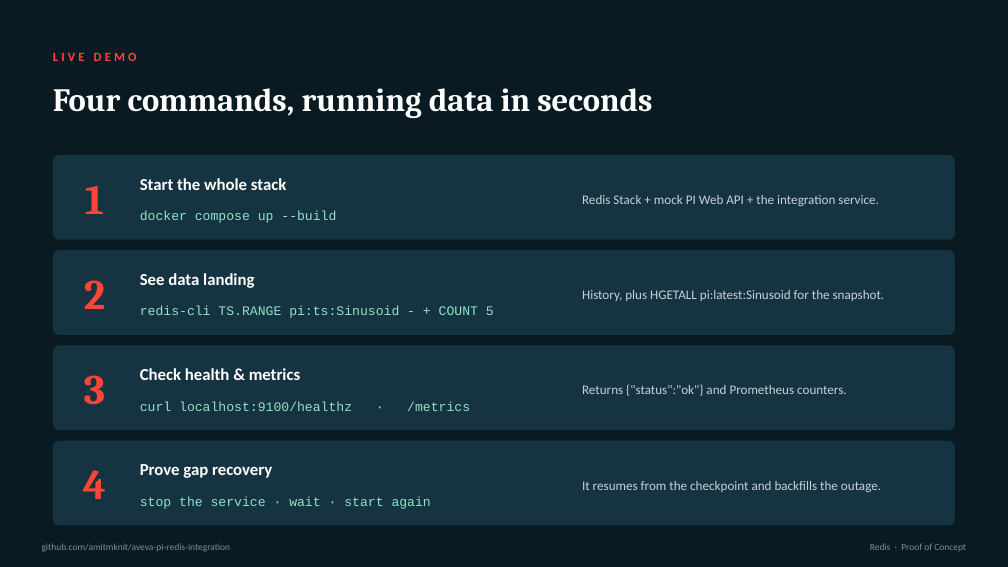
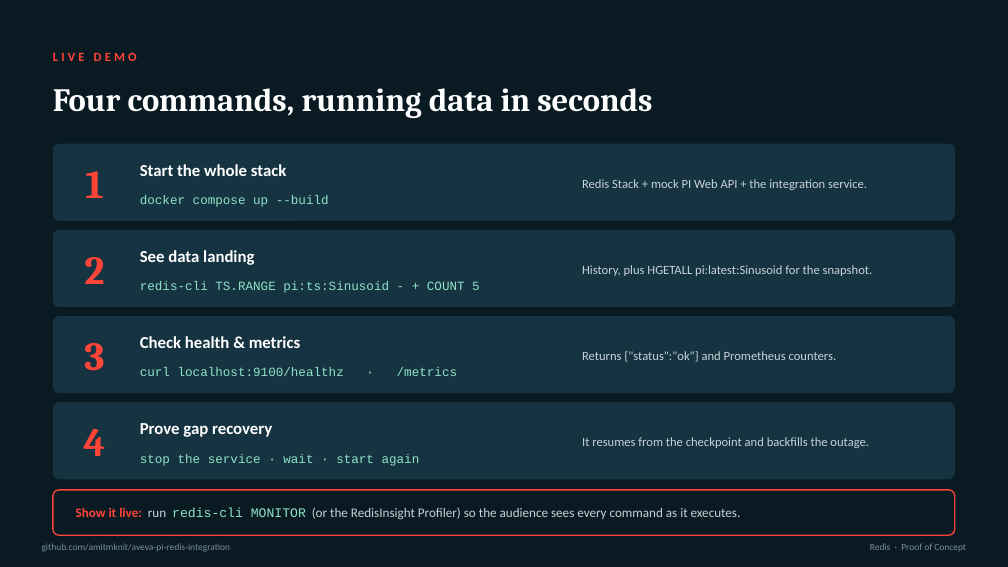
Before and after one commit to RamavathChanti/aveva-pi-redis-integration, a slide deck: slide 6 of demo/AVEVA-PI-Redis-Demo.pptx (slide 5 before the commit). Drawn at 1008x567 pixels with LibreOffice and Linux fonts; fonts in the diff are those of the drawing. Boxes give left, top, right and bottom in pixels: in the first picture for what was removed or moved away, otherwise in the second. Text is boxed around its words. In the diff, an @@ line names an element or a change of style, - is before the commit and + after.

```diff
--- a/demo/AVEVA-PI-Redis-Demo.pptx
+++ b/demo/AVEVA-PI-Redis-Demo.pptx
@@ rounded rectangle: place and size @@
-rounded rectangle at bbox=[53, 155, 955, 240]
+rounded rectangle at bbox=[53, 144, 955, 221]
@@ text "1": place and size @@
-text "1" at bbox=[85, 186, 104, 214]
+text "1" at bbox=[85, 171, 103, 198]
@@ text "Start the whole stack": place and size @@
-text "Start the whole stack" at bbox=[140, 178, 286, 190]
+text "Start the whole stack" at bbox=[140, 164, 286, 176]
@@ text "Redis Stack + mock PI ...": place and size @@
-text "Redis Stack + mock PI ..." at bbox=[582, 195, 879, 206]
+text "Redis Stack + mock PI ..." at bbox=[582, 179, 867, 190]
@@ text "docker compose up --build": place and size @@
-text "docker compose up --build" at bbox=[140, 211, 336, 223]
+text "docker compose up --build" at bbox=[140, 195, 329, 207]
@@ rounded rectangle: place and size @@
-rounded rectangle at bbox=[53, 250, 955, 335]
+rounded rectangle at bbox=[53, 230, 955, 307]
@@ text "2": place and size @@
-text "2" at bbox=[84, 280, 105, 309]
+text "2" at bbox=[84, 257, 104, 284]
@@ text "See data landing": place and size @@
-text "See data landing" at bbox=[140, 273, 254, 288]
+text "See data landing" at bbox=[140, 250, 254, 265]
@@ text "History, plus HGETALL pi:latest:Sinusoid for ...": place and size @@
-text "History, plus HGETALL pi:latest:Sinusoid for ..." at bbox=[582, 290, 885, 301]
+text "History, plus HGETALL pi:latest:Sinusoid for ..." at bbox=[582, 265, 873, 276]
@@ text "redis-cli TS.RANGE pi:ts:Sinusoid - + ...": place and size @@
-text "redis-cli TS.RANGE pi:ts:Sinusoid - + ..." at bbox=[140, 306, 494, 318]
+text "redis-cli TS.RANGE pi:ts:Sinusoid - + ..." at bbox=[140, 281, 480, 293]
@@ rounded rectangle: place and size @@
-rounded rectangle at bbox=[53, 346, 955, 430]
+rounded rectangle at bbox=[53, 316, 955, 393]
@@ text "3": place and size @@
-text "3" at bbox=[84, 375, 105, 405]
+text "3" at bbox=[84, 343, 104, 371]
@@ text "Check health & metrics": place and size @@
-text "Check health & metrics" at bbox=[140, 368, 300, 380]
+text "Check health & metrics" at bbox=[140, 336, 300, 348]
@@ text "Returns {"status":"ok"} and Prometheus counters.": place and size @@
-text "Returns {"status":"ok"} and Prometheus counters." at bbox=[582, 384, 847, 396]
+text "Returns {"status":"ok"} and Prometheus counters." at bbox=[582, 351, 837, 362]
@@ text "curl localhost:9100/healthz · /metrics": place and size @@
-text "curl localhost:9100/healthz · /metrics" at bbox=[140, 401, 470, 411]
+text "curl localhost:9100/healthz · /metrics" at bbox=[140, 368, 457, 376]
@@ proportions changed in 4 elements at bbox=[53, 144, 955, 221], bbox=[53, 230, 955, 307], bbox=[53, 316, 955, 393], bbox=[53, 402, 955, 479] @@
@@ rounded rectangle: place and size @@
-rounded rectangle at bbox=[53, 441, 955, 526]
+rounded rectangle at bbox=[53, 402, 955, 479]
@@ size 40 to 38 pt in 4 elements at bbox=[85, 171, 103, 198], bbox=[84, 257, 104, 284], bbox=[84, 343, 104, 371], bbox=[83, 429, 105, 456] @@
@@ text "4": place and size @@
-text "4" at bbox=[83, 470, 106, 499]
+text "4" at bbox=[83, 429, 105, 456]
@@ text "Prove gap recovery": place and size @@
-text "Prove gap recovery" at bbox=[140, 464, 272, 478]
+text "Prove gap recovery" at bbox=[140, 423, 272, 437]
@@ size 12.5 to 12 pt; line spacing 16pt to 15pt in 4 elements at bbox=[582, 179, 867, 190], bbox=[582, 265, 873, 276], bbox=[582, 351, 837, 362], bbox=[582, 437, 869, 448] @@
@@ text "It resumes from the checkpoint ...": place and size @@
-text "It resumes from the checkpoint ..." at bbox=[582, 481, 881, 492]
+text "It resumes from the checkpoint ..." at bbox=[582, 437, 869, 448]
@@ size 12.5 to 12 pt in 4 elements at bbox=[140, 195, 329, 207], bbox=[140, 281, 480, 293], bbox=[140, 368, 457, 376], bbox=[140, 454, 420, 466] @@
@@ text "stop the service · wait ...": place and size @@
-text "stop the service · wait ..." at bbox=[140, 497, 431, 509]
+text "stop the service · wait ..." at bbox=[140, 454, 420, 466]
@@ rounded rectangle added at bbox=[53, 490, 955, 535], fill #091A23, outline #FF4438 1.25 pt @@
@@ text added at bbox=[76, 507, 741, 520], 12.5 pt, text #C6D2D7 @@
+Show it live: run redis-cli MONITOR (or the RedisInsight Profiler) so the audience sees every command as it executes.
```
Also in this commit, not shown: 1 other slide changed, 1 slide added, 6 other files.
